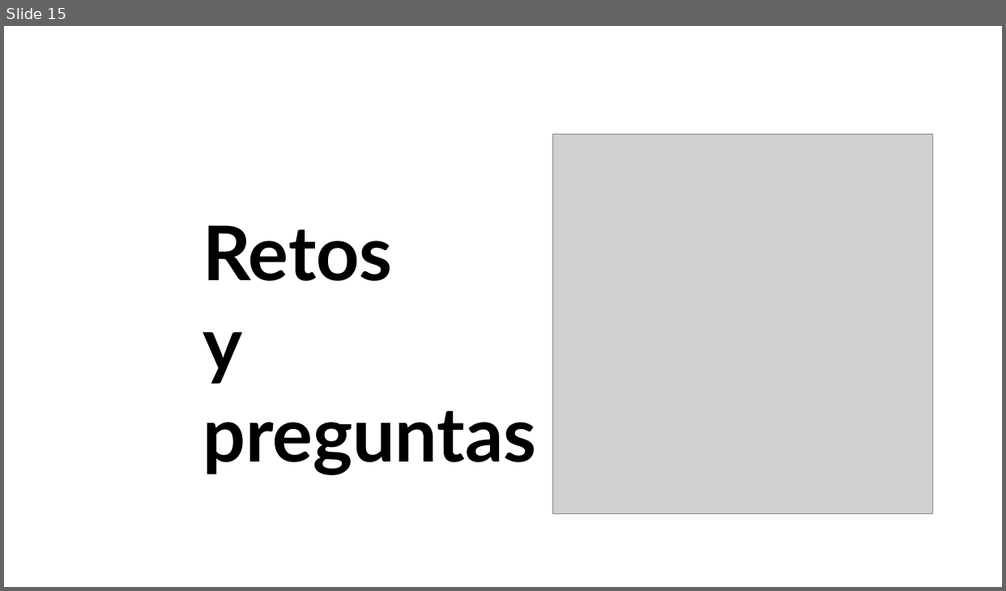
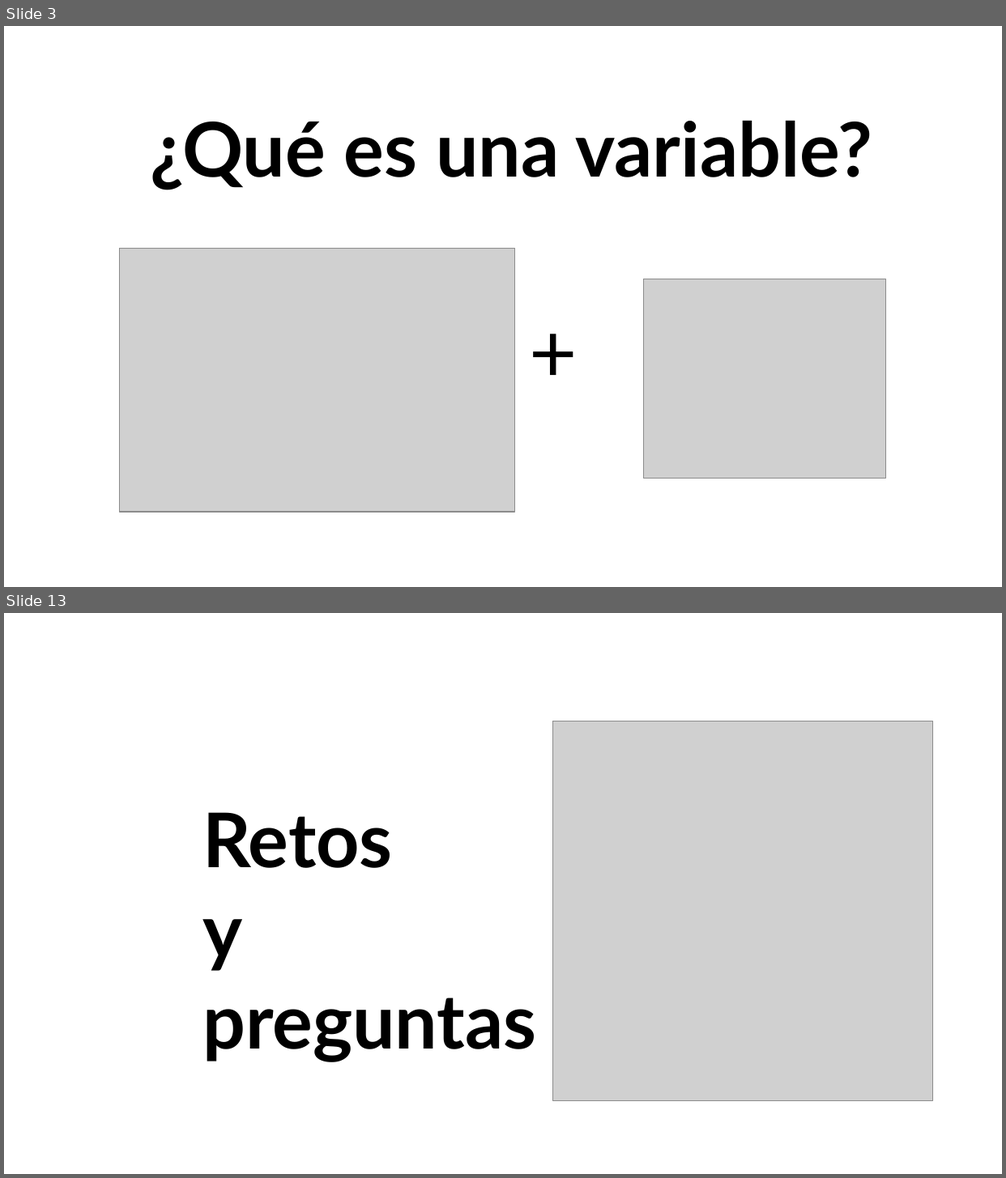
Before and after one commit to uibcdf/Taller-Python, a slide deck: semana_3/slides/slides.odp. Shown one above the other, each under a label of ours: slide 15 before the commit, slides 3 and 13 after it; the slides between them are not shown. The pictures are 1006x591 and 1006x1178 pixels, drawn with LibreOffice and Linux fonts; fonts in the diff are those of the drawing; grey boxes stand for pictures. Boxes give left, top, right and bottom in pixels: in the first picture for what was removed or moved away, otherwise in the second. Text is boxed around its words. In the diff, an @@ line names an element or a change of style, - is before the commit and + after.

```diff
--- a/semana_3/slides/slides.odp
+++ b/semana_3/slides/slides.odp
@@ slide 3 added at box(4, 26, 1002, 587), background #FFFFFF @@
@@ text added at box(150, 120, 873, 190), 60 pt, text #000000, bold @@
+¿Qué es una variable?
@@ picture added at box(119, 249, 515, 512) @@
@@ picture added at box(644, 279, 886, 478) @@
@@ text added at box(520, 295, 594, 403), 66 pt, text #000000 @@
++
@@ what was slide 15 is now slide 13 @@
```
Also in this commit, not shown: 1 slide changed, 10 other slides added, 13 slides removed, 5 other files.
